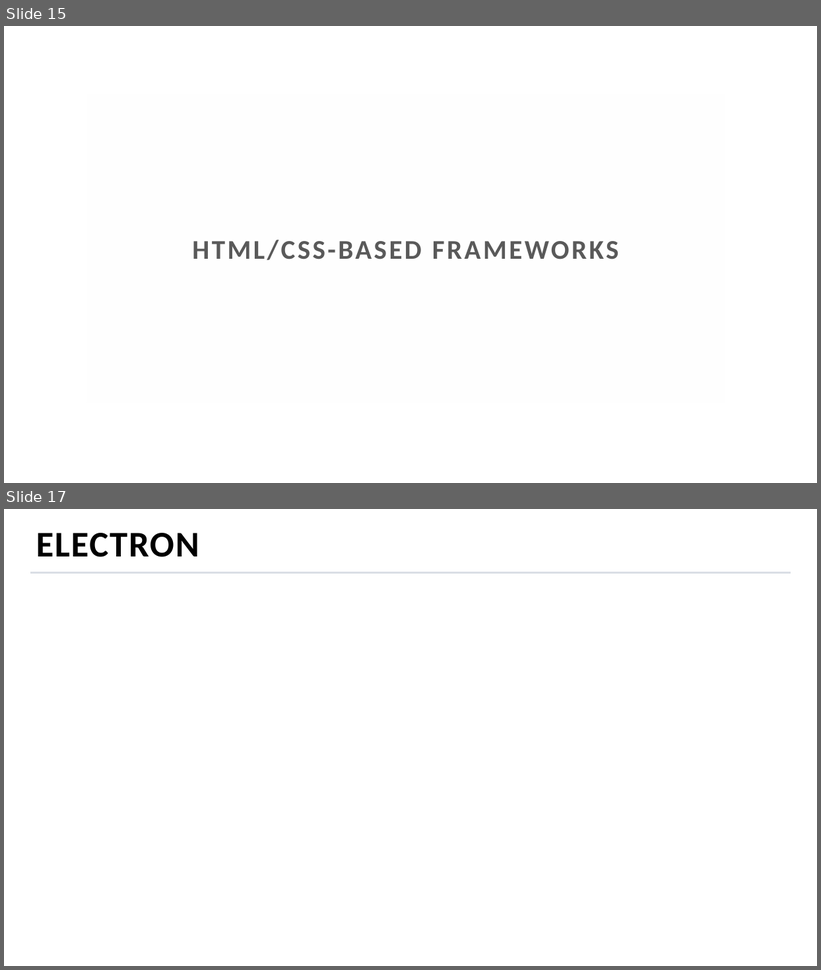
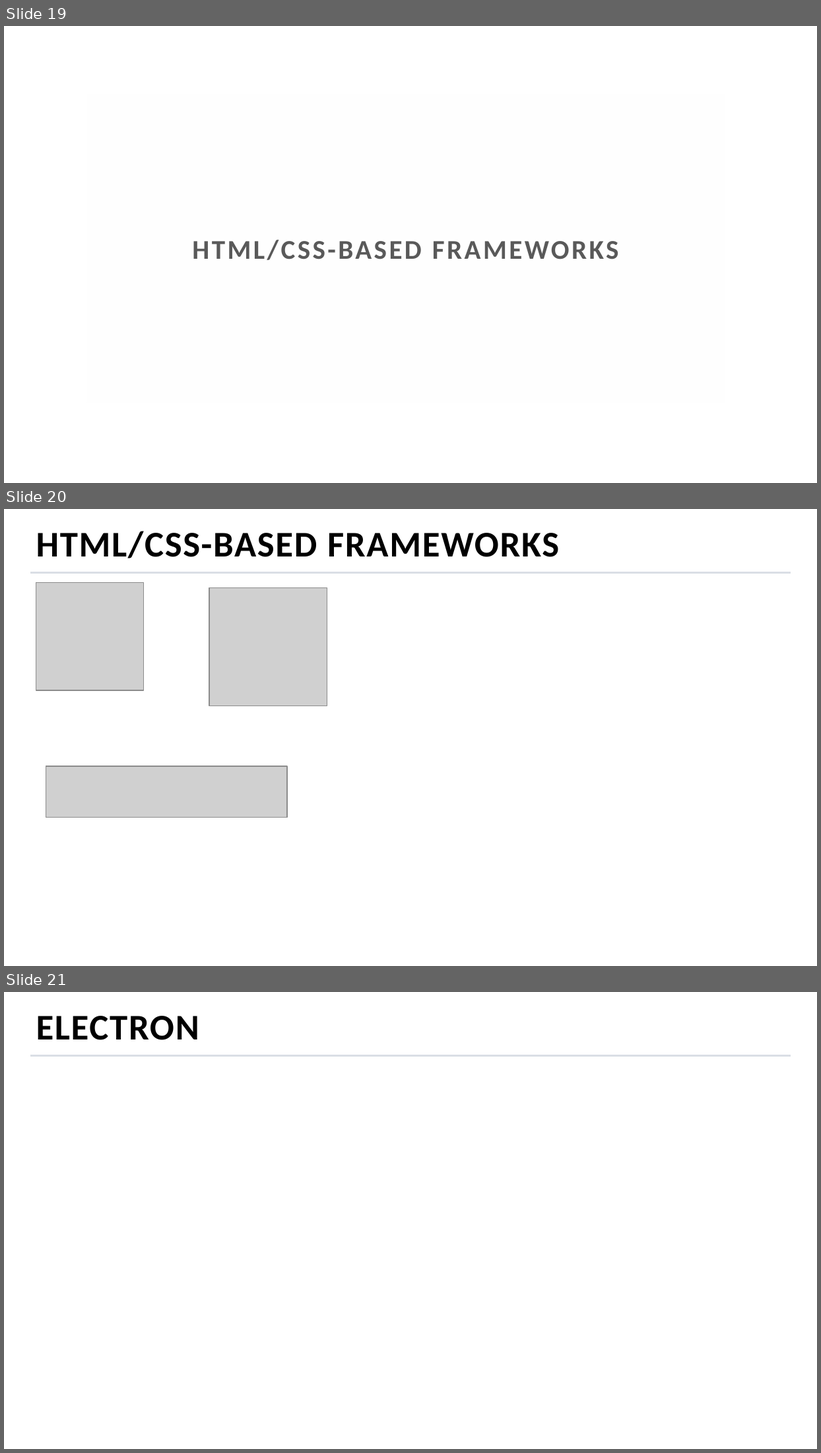
Before and after one commit to MihailRomanov/TechTalks_GUI_in_Net, a slide deck: presentation.pptx. Shown one above the other, each under a label of ours: slides 15 and 17 before the commit, slides 19, 20 and 21 after it; the slides between them are not shown. The pictures are 821x970 and 821x1453 pixels, drawn with LibreOffice and Linux fonts; fonts in the diff are those of the drawing; grey boxes stand for pictures; background and template pictures are left out. Boxes give left, top, right and bottom in pixels: in the first picture for what was removed or moved away, otherwise in the second. Text is boxed around its words. In the diff, an @@ line names an element or a change of style, - is before the commit and + after.

```diff
--- a/presentation.pptx
+++ b/presentation.pptx
@@ slide 20 added at box(4, 509, 817, 966), background picture (left out); not listed: 1 template element that a slide beside it also shows @@
@@ title added at box(36, 531, 559, 559), 32 pt, text #000000, bold @@
+HTML/CSS-BASED FRAMEWORKS
@@ picture added at box(36, 583, 143, 691) @@
@@ picture added at box(209, 588, 327, 706) @@
@@ picture added at box(46, 767, 288, 818) @@
@@ what was slide 15 is now slide 19 @@
@@ what was slide 17 is now slide 21 @@
```
Also in this commit, not shown: 7 slides changed, 5 other slides added, 2 slides removed.
